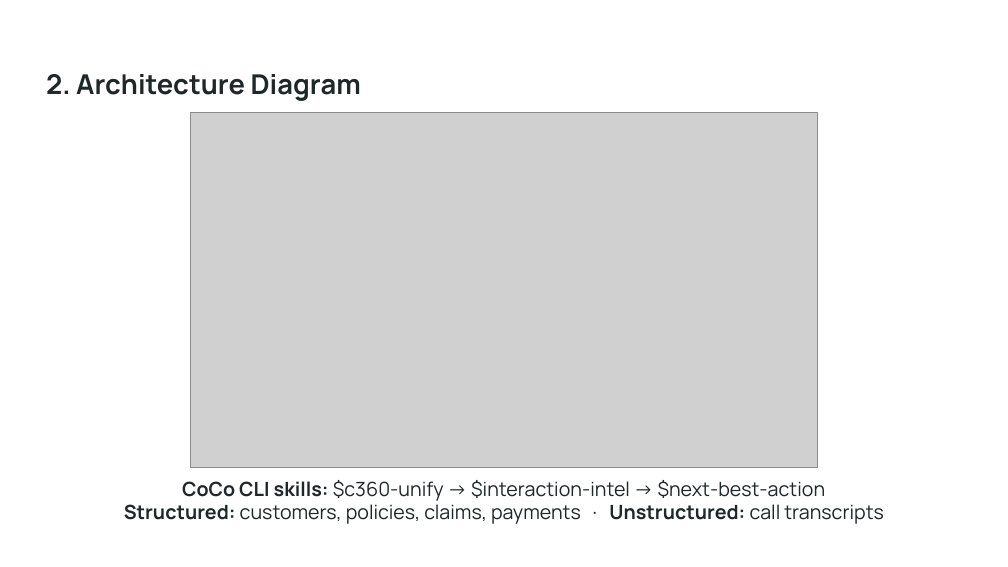
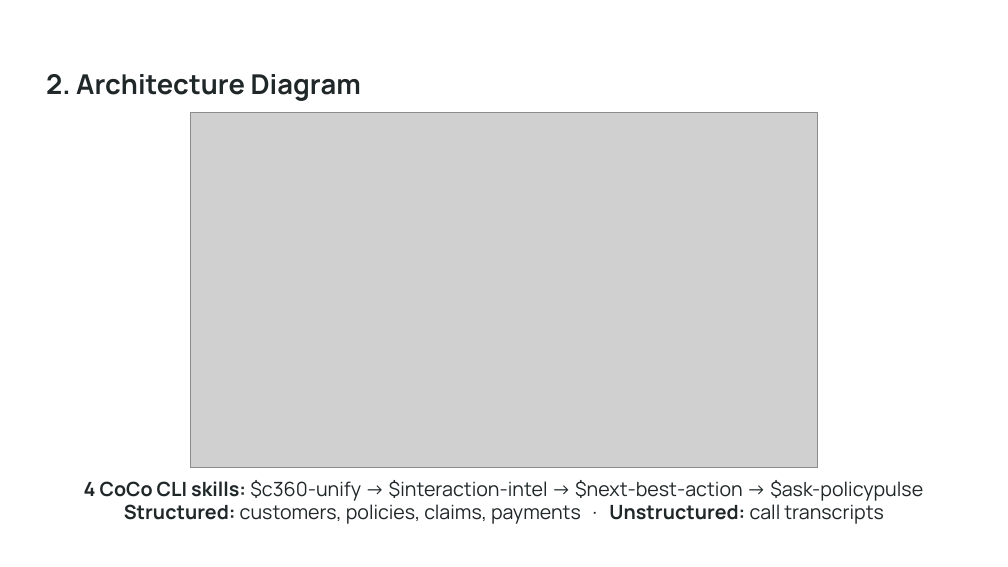
Before and after one commit to yugrajmangate-dev/neural-mavericks-policypulse360, a slide deck: slide 3 of submission/PolicyPulse360_NeuralMavericks_Template.pptx. Drawn at 1008x567 pixels with LibreOffice and Linux fonts; fonts in the diff are those of the drawing; grey boxes stand for pictures; background and template pictures are left out. Boxes give left, top, right and bottom in pixels: in the first picture for what was removed or moved away, otherwise in the second. Text is boxed around its words. In the diff, an @@ line names an element or a change of style, - is before the commit and + after.

Commit message:
Architecture diagram: all 4 skills, Cortex Agent and ACTION_LOG write-back; deck slide 3 caption + PDF regenerated

```diff
--- a/submission/PolicyPulse360_NeuralMavericks_Template.pptx
+++ b/submission/PolicyPulse360_NeuralMavericks_Template.pptx
@@ text at (84,480,923,501): text changed @@
-CoCo CLI skills: $c360-unify → $interaction-intel → $next-best-action
+4 CoCo CLI skills: $c360-unify → $interaction-intel → $next-best-action → $ask-policypulse
```
Also in this commit, not shown: 5 other files.
